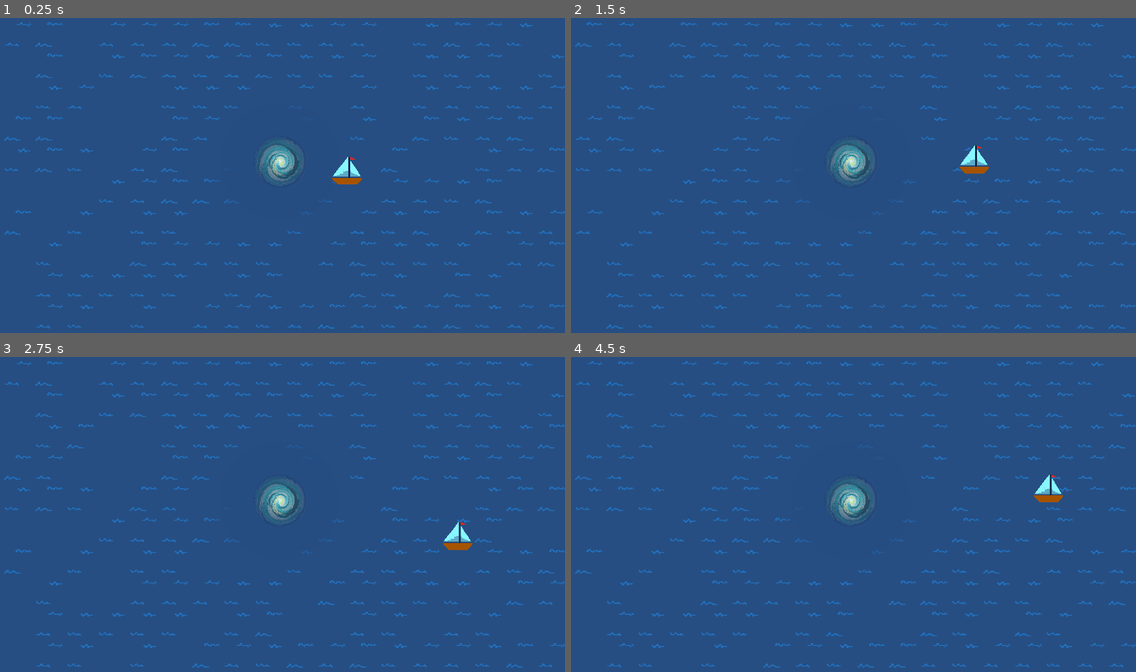
Above: before the commit, frames 1-4 (two rows, left to right).
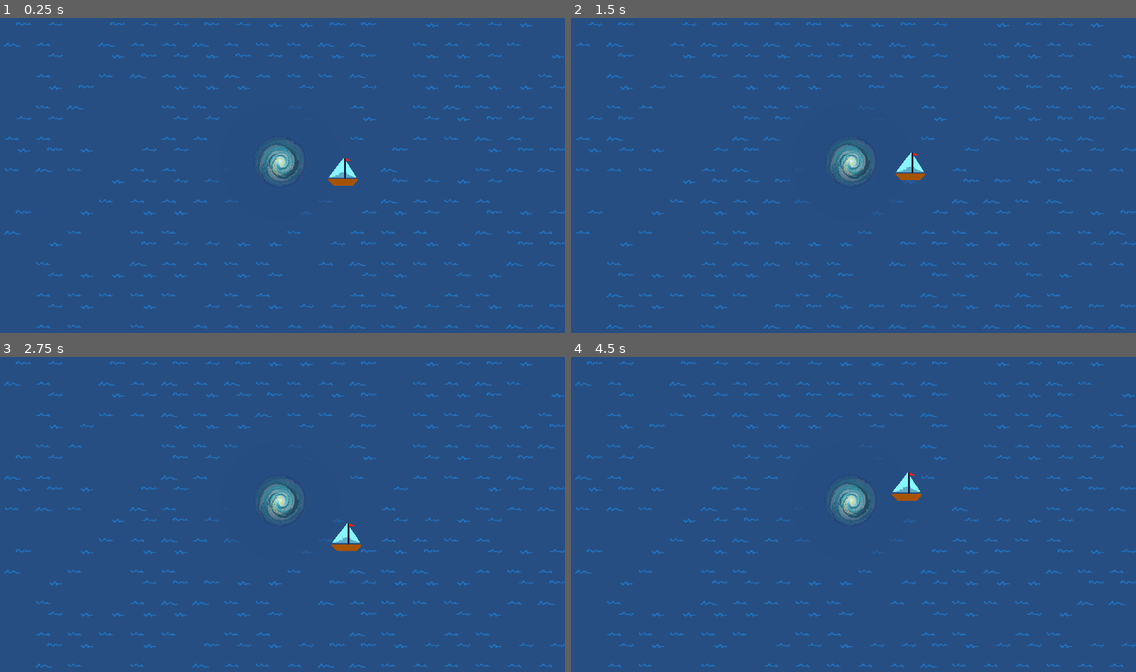
Above: after the commit, the same moments.

Repository: maxkompch/Fishing4Future
Game: Godot game, scene res://21. BoatNavigation/Scenes/BoatNavigation.tscn
The game is run twice, just before and just after one commit, with the same random seed, the same clock (stepped at 60 frames per second) and the same inputs.
Inputs:
- Up to frame 1 (0.25 s): no input
- Up to frame 2 (1.5 s): hold D (ui_right) 0.53-1.28 s; hold S (ui_down) from 1.28 s (still down)
- Up to frame 3 (2.75 s): release S (ui_down) at 2.03 s; hold D (ui_right) from 2.03 s (still down)
- Up to frame 4 (4.5 s): release D (ui_right) at 2.78 s; hold W (ui_up) 2.78-3.53 s; hold A (ui_left) from 3.53 s (still down)

The runs differ from the first frame. In frame 1, 1.3% of the frame differs, in the area x 0-95%, y 1-99%; in frame 2, 1.5%; in frame 3, 1.5%; in frame 4, 1.6%, in the area x 0-100%, y 1-99%.

Commit message:
Storm Physics

Diff:
--- a/21. BoatNavigation/Scripts/player.gd
+++ b/21. BoatNavigation/Scripts/player.gd
@@ -21,6 +21,9 @@
 var input_vector = Vector2.ZERO
 var current_speed = Vector2.ZERO
 var whirl_vector = Vector2.ZERO
+var whirl_center = Vector2.ZERO
+var in_whirl = false
+var whirl_strength = 0.0
 
 # Signals
 signal capacity_full
@@ -42,20 +45,30 @@
 	# Get input vector from the built-in actions
 	input_vector.x = Input.get_axis("ui_left", "ui_right")
 	input_vector.y = Input.get_axis("ui_up", "ui_down")
+
 	# Normalize the vector to prevent faster diagonal movement
 	input_vector = input_vector.normalized()
+
 	# Update speed modifier
 	speed_modifier = move_toward(speed_modifier, target_modifier, modifier_change_rate * delta)
 
+	# Update whirl effect if in whirl
+	if in_whirl:
+		var direction_to_center = global_position.direction_to(whirl_center)
+		var distance_to_center = global_position.distance_to(whirl_center)
+		# Increase pull strength as boat gets closer to center
+		var pull_strength = whirl_strength * (1.0 + 1.0 / max(distance_to_center, 1.0))
+		whirl_vector = direction_to_center * pull_strength
+
 	# Handle acceleration and deceleration with modifier
-	var target_velocity = (input_vector + whirl_vector) * (max_speed * speed_modifier)
+	var target_velocity = input_vector * (max_speed * speed_modifier)
 
 	if input_vector != Vector2.ZERO:
 		# Accelerate
-		current_speed = current_speed.move_toward(target_velocity+whirl_vector, acceleration * delta)
+		current_speed = current_speed.move_toward(target_velocity + whirl_vector * max_speed, acceleration * delta)
 	else:
-		# Decelerate
-		current_speed = current_speed.move_toward(Vector2.ZERO+whirl_vector, deceleration * delta)
+		# Apply whirl force even when no input
+		current_speed = current_speed.move_toward(whirl_vector * max_speed, acceleration * delta)
 
 	# Apply movement
 	velocity = current_speed
@@ -73,17 +86,17 @@
 	target_modifier = 1.0
 	emit_signal("exited_slow_area")
 
-func enter_whirl_area(center: Vector2, whirl_factor: float, acc_factor: float):
-	whirl_vector =  -($CollisionShape2D.position.direction_to(center)).normalized()
-	target_modifier = 1 + (acc_factor / (center.distance_to($CollisionShape2D.position)))
-	deceleration = -deceleration
-	emit_signal("enter_whirl_area")
+func enter_whirl_area(center: Vector2, whirl_factor: float):
+	whirl_center = center
+	whirl_strength = whirl_factor
+	in_whirl = true
+	emit_signal("entered_whirl_area")
 
 func exit_whirl_area():
+	in_whirl = false
+	whirl_vector = Vector2.ZERO
 	target_modifier = 1.0
-	whirl_vector = Vector2.ZERO
-	deceleration = -deceleration
-	emit_signal("exit_whirl_area")
+	emit_signal("exited_whirl_area")
 
 func start_fishing():
 	if not is_fishing:
--- a/21. BoatNavigation/Scripts/whirl_area.gd
+++ b/21. BoatNavigation/Scripts/whirl_area.gd
@@ -1,19 +1,30 @@
 extends Area2D
 
-@export var whirl_factor: float = -10 # Force of acceleration towards center
-@export var acc_factor: float = 0.5  # Force of acceleration towards center
+@export var whirl_factor: float = 0.5 # Force of acceleration towards center
 
+# Store the global center position
 var center: Vector2 = Vector2.ZERO
 
 func _ready():
 	# Connect the area's signals
 	body_entered.connect(_on_body_entered)
 	body_exited.connect(_on_body_exited)
-	center = $CollisionShape2D.position
+
+	# Calculate the global center position
+	center = global_position + $CollisionShape2D.position
+
+	# If you want to update the center position when the whirl moves
+	# Uncomment the next line
+	# set_process(true)
+
+# Optional: Update center position if the whirl can move
+func _process(_delta):
+	center = global_position + $CollisionShape2D.position
 
 func _on_body_entered(body):
 	if body.is_in_group("player"):
-		body.enter_whirl_area(center, whirl_factor, acc_factor)
+		# Pass the current global center position
+		body.enter_whirl_area(center, whirl_factor)
 
 func _on_body_exited(body):
 	if body.is_in_group("player"):
